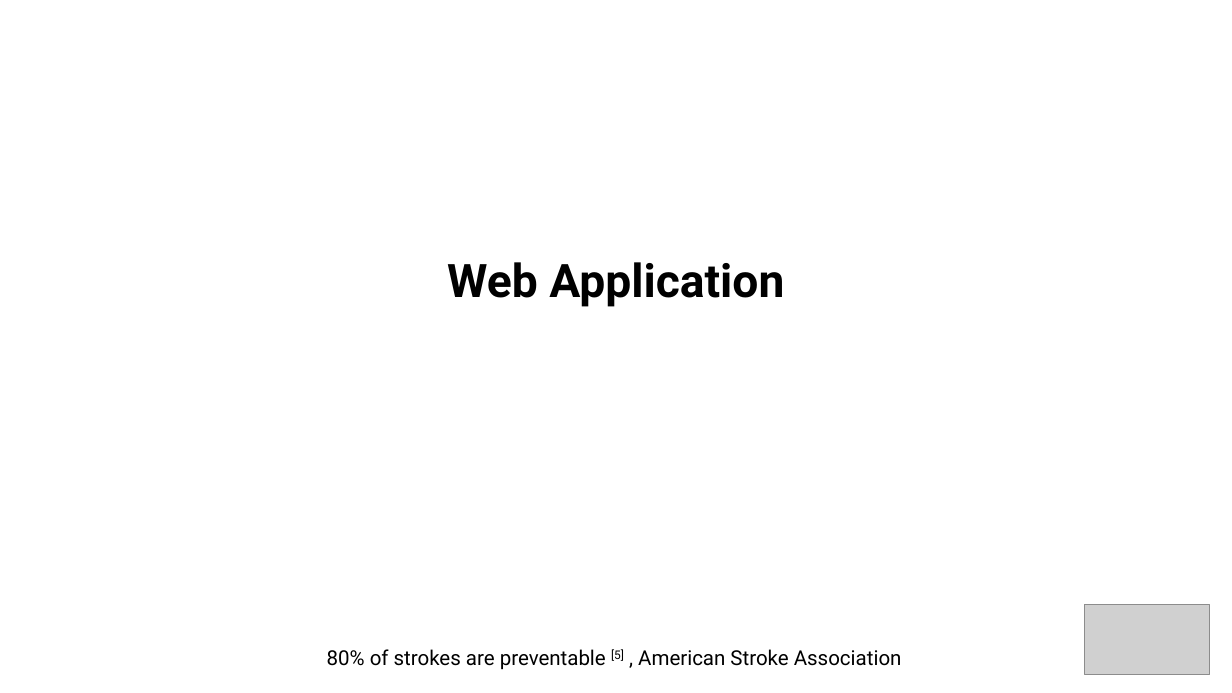
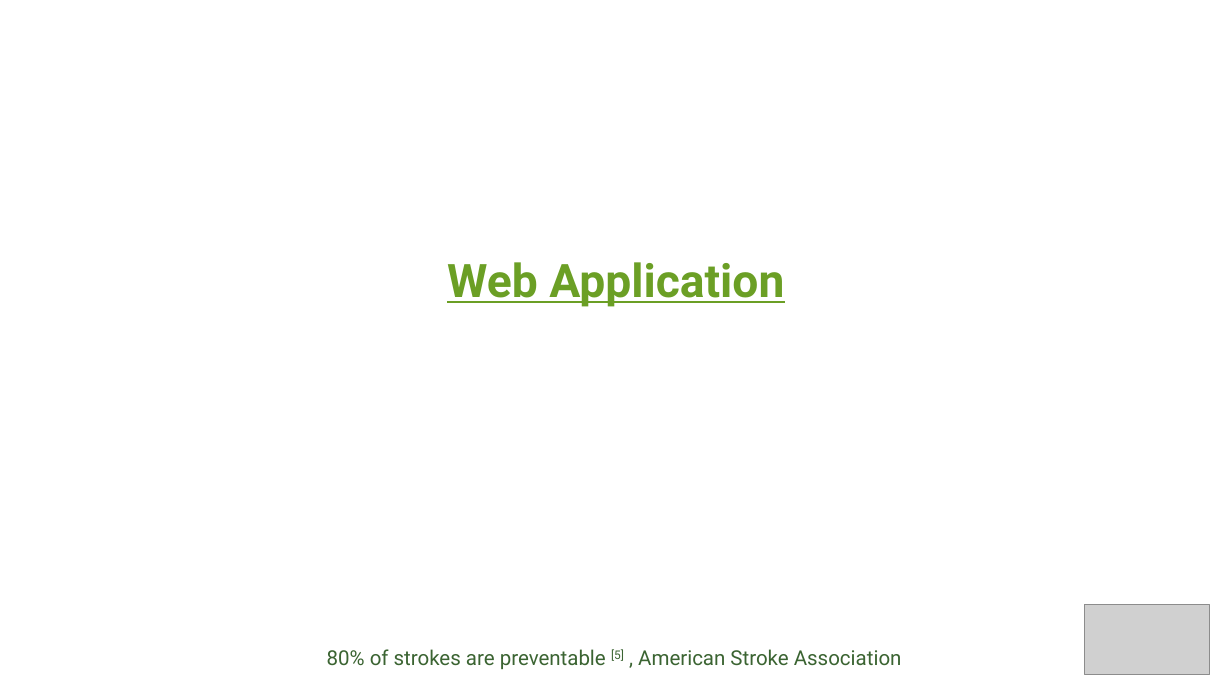
Before and after one commit to ykrasnikov/Stroke_Analysis_and_Prediction, a slide deck: slide 5 of Stroke/Presentation/Stroke_Prediction_presentation.pptx. Drawn at 1232x693 pixels with LibreOffice and Linux fonts; fonts in the diff are those of the drawing; grey boxes stand for pictures; background and template pictures are left out. Boxes give left, top, right and bottom in pixels: in the first picture for what was removed or moved away, otherwise in the second. Text is boxed around its words. In the diff, an @@ line names an element or a change of style, - is before the commit and + after.

```diff
--- a/Stroke/Presentation/Stroke_Prediction_presentation.pptx
+++ b/Stroke/Presentation/Stroke_Prediction_presentation.pptx
@@ title "Web Application" at <box>447,262,784,307</box>: text colour #000000 to #6B9F25, underline on @@
@@ text "80% of strokes are preventable ..." at <box>327,649,902,669</box>: text colour #000000 to #3B6432 @@
```
Also in this commit, not shown: 1 other slide changed.
